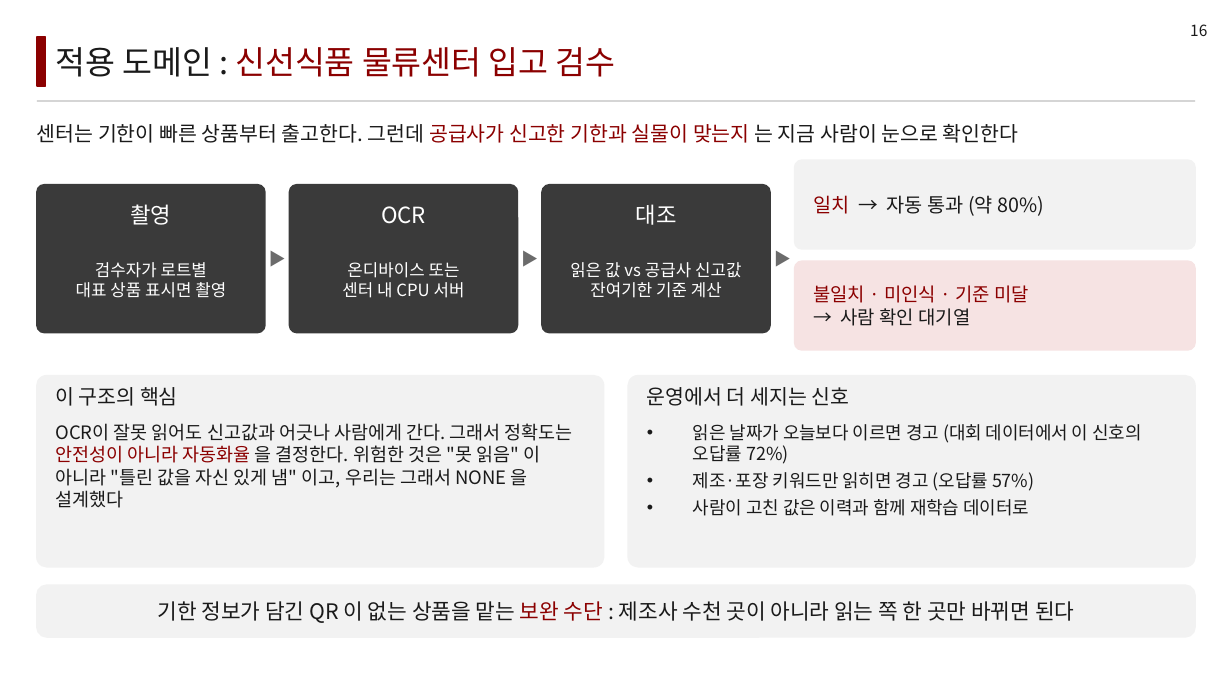
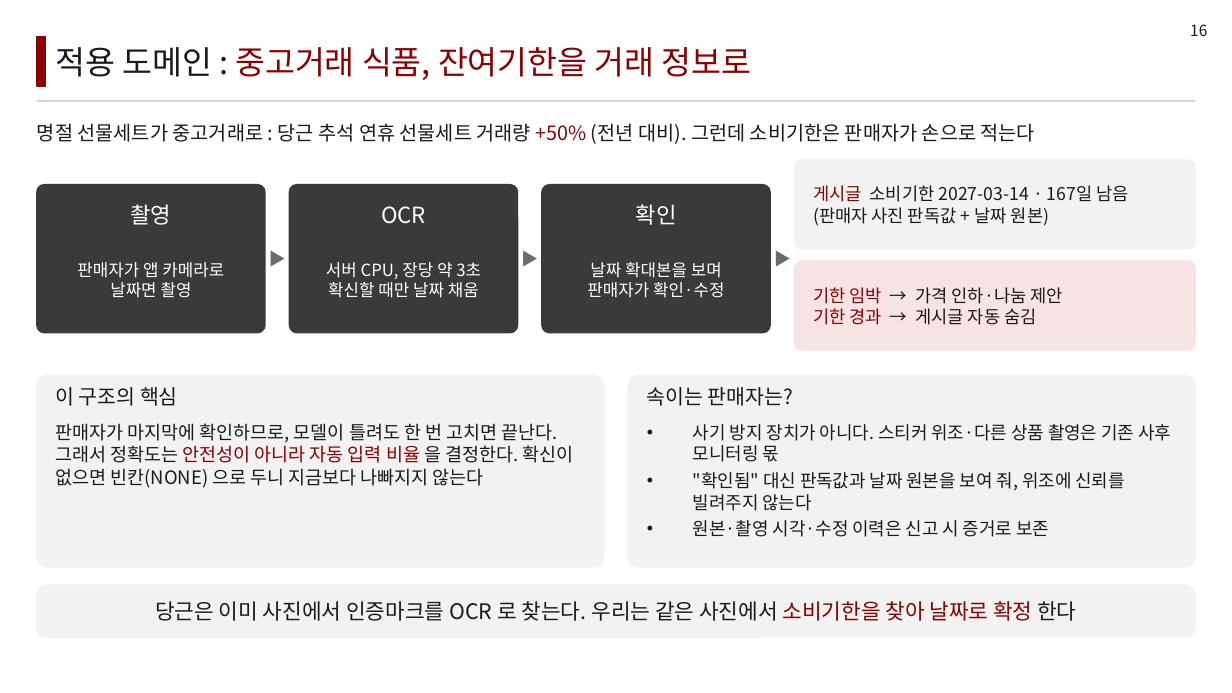
Before and after one commit to LEEbyeongchul/itda3-CODE-subway, a slide deck: slide 16 of 발표/[CODE]_서브웨이_본선발표.pptx. Drawn at 1232x693 pixels with LibreOffice and Linux fonts; fonts in the diff are those of the drawing. Boxes give left, top, right and bottom in pixels: in the first picture for what was removed or moved away, otherwise in the second. Text is boxed around its words. In the diff, an @@ line names an element or a change of style, - is before the commit and + after.

```diff
--- a/발표/[CODE]_서브웨이_본선발표.pptx
+++ b/발표/[CODE]_서브웨이_본선발표.pptx
@@ text at [55,47,752,80]: text changed @@
-적용 도메인 : 신선식품 물류센터 입고 검수
+적용 도메인 : 중고거래 식품, 잔여기한을 거래 정보로
@@ text at [37,123,1035,144]: text changed; size 12 to 11.5 pt @@
-센터는 기한이 빠른 상품부터 출고한다. 그런데 공급사가 신고한 기한과 실물이 맞는지 는 지금 사람이 눈으로 확인한다
+명절 선물세트가 중고거래로 : 당근 추석 연휴 선물세트 거래량 +50% (전년 대비). 그런데 소비기한은 판매자가 손으로 적는다
@@ text at [636,204,677,225]: text changed @@
-대조
+확인
@@ text at [813,185,1129,226]: text changed; size 11.5 to 10.3 pt @@
-일치 → 자동 통과 (약 80%)
+게시글 소비기한 2027-03-14 · 167일 남음
+(판매자 사진 판독값 + 날짜 원본)
@@ text at [77,262,224,298]: text changed @@
-검수자가 로트별
-대표 상품 표시면 촬영
+판매자가 앱 카메라로
+날짜면 촬영
@@ text at [326,262,481,298]: text changed @@
-온디바이스 또는
-센터 내 CPU 서버
+서버 CPU, 장당 약 3초
+확신할 때만 날짜 채움
@@ text at [587,262,724,298]: text changed @@
-읽은 값 vs 공급사 신고값
-잔여기한 기준 계산
+날짜 확대본을 보며
+판매자가 확인·수정
@@ text at [813,287,1063,325]: text changed; size 11 to 10.3 pt; text colour #8B0000 to #1A1A1A @@
-불일치 · 미인식 · 기준 미달
-→ 사람 확인 대기열
+기한 임박 → 가격 인하·나눔 제안
+기한 경과 → 게시글 자동 숨김
@@ text at [647,387,793,406]: text changed @@
-운영에서 더 세지는 신호
+속이는 판매자는?
@@ text at [55,423,574,488]: text changed @@
-OCR이 잘못 읽어도 신고값과 어긋나 사람에게 간다. 그래서 정확도는 안전성이 아니라 자동화율 을 결정한다. 위험한 것은 "못 읽음" 이 아니라 "틀린 값을 자신 있게 냄" 이고, 우리는 그래서 NONE 을 설계했다
+판매자가 마지막에 확인하므로, 모델이 틀려도 한 번 고치면 끝난다. 그래서 정확도는 안전성이 아니라 자동 입력 비율 을 결정한다. 확신이 없으면 빈칸(NONE) 으로 두니 지금보다 나빠지지 않는다
@@ text at [693,424,1171,537]: text changed @@
-• 읽은 날짜가 오늘보다 이르면 경고 (대회 데이터에서 이 신호의 오답률 72%)
-• 제조·포장 키워드만 읽히면 경고 (오답률 57%)
-• 사람이 고친 값은 이력과 함께 재학습 데이터로
+• 사기 방지 장치가 아니다. 스티커 위조·다른 상품 촬영은 기존 사후 모니터링 몫
+• "확인됨" 대신 판독값과 날짜 원본을 보여 줘, 위조에 신뢰를 빌려주지 않는다
+• 원본·촬영 시각·수정 이력은 신고 시 증거로 보존
@@ text at [155,601,1076,621]: text changed @@
-기한 정보가 담긴 QR 이 없는 상품을 맡는 보완 수단 : 제조사 수천 곳이 아니라 읽는 쪽 한 곳만 바뀌면 된다
+당근은 이미 사진에서 인증마크를 OCR 로 찾는다. 우리는 같은 사진에서 소비기한을 찾아 날짜로 확정 한다
```
Also in this commit, not shown: 7 other slides changed, 5 other files.
